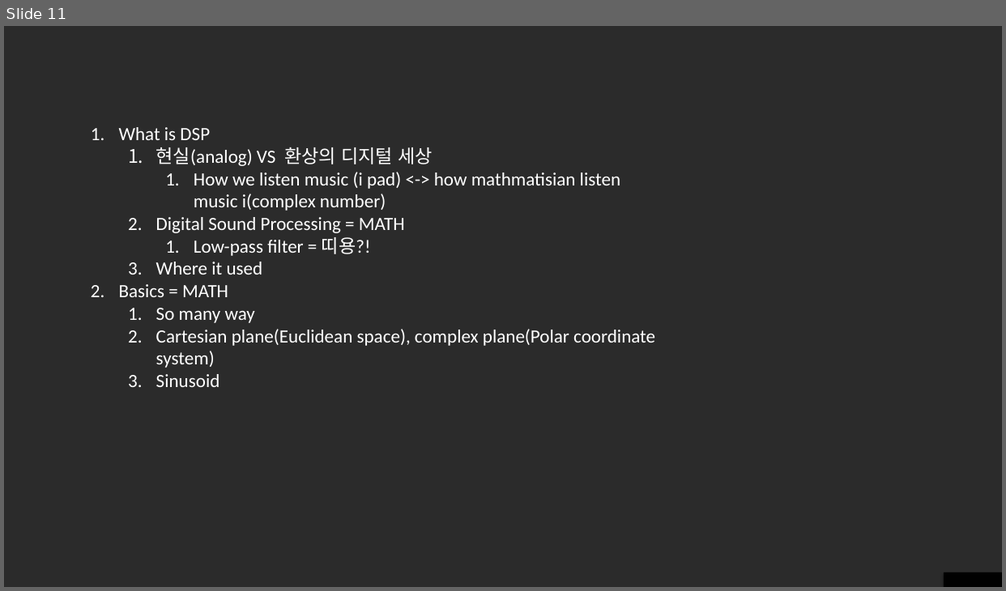
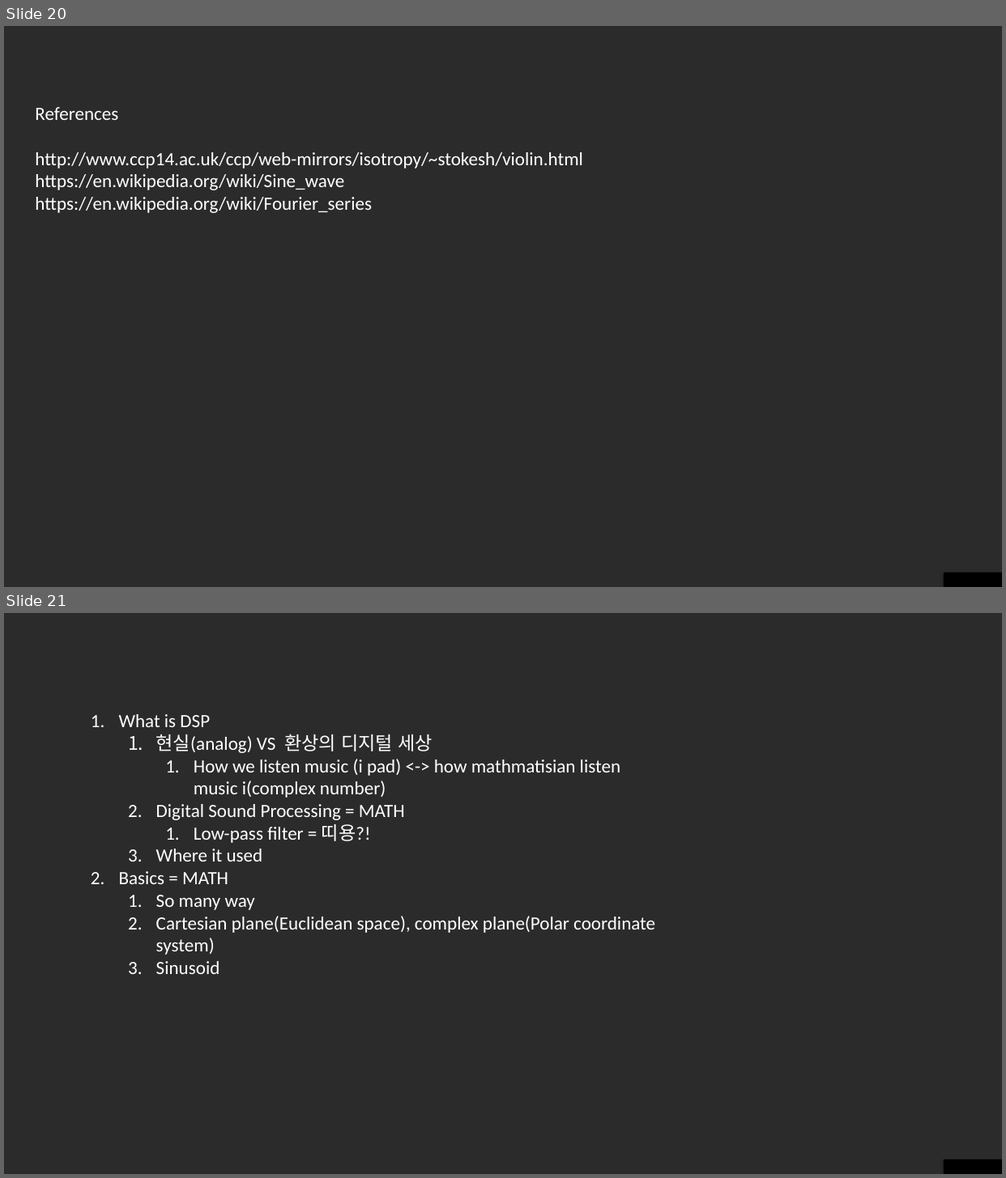
Before and after one commit to klimdev/DSP, a slide deck: 1. Introduction to DSP.pptx. Shown one above the other, each under a label of ours: slide 11 before the commit, slides 20 and 21 after it. The pictures are 1006x591 and 1006x1178 pixels, drawn with LibreOffice and Linux fonts; fonts in the diff are those of the drawing; background and template pictures are left out; a plain dark background stands for a picture behind light text. Boxes give left, top, right and bottom in pixels: in the first picture for what was removed or moved away, otherwise in the second. Text is boxed around its words. In the diff, an @@ line names an element or a change of style, - is before the commit and + after.

```diff
--- a/1. Introduction to DSP.pptx
+++ b/1. Introduction to DSP.pptx
@@ slide 20 added at (4, 26, 1002, 587), background picture (left out); not listed: 1 template element that a slide beside it also shows @@
@@ text added at (35, 107, 583, 213), 18 pt, text #FFFFFF @@
+References
+http://www.ccp14.ac.uk/ccp/web-mirrors/isotropy/~stokesh/violin.html
+https://en.wikipedia.org/wiki/Sine_wave
+https://en.wikipedia.org/wiki/Fourier_series
@@ what was slide 11 is now slide 21 @@
```
Also in this commit, not shown: 4 slides changed, 9 other slides added, 4 other files.
